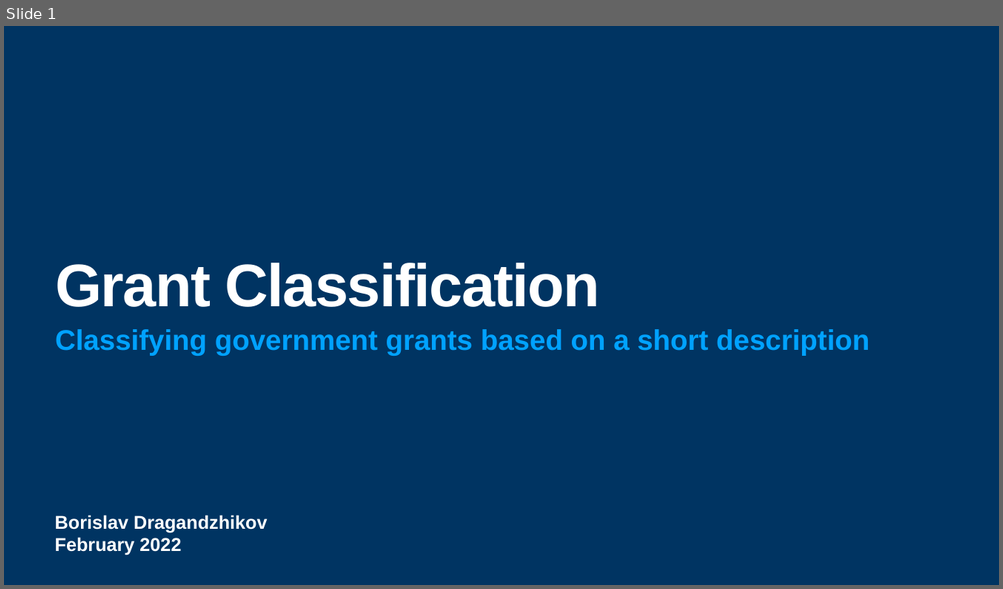
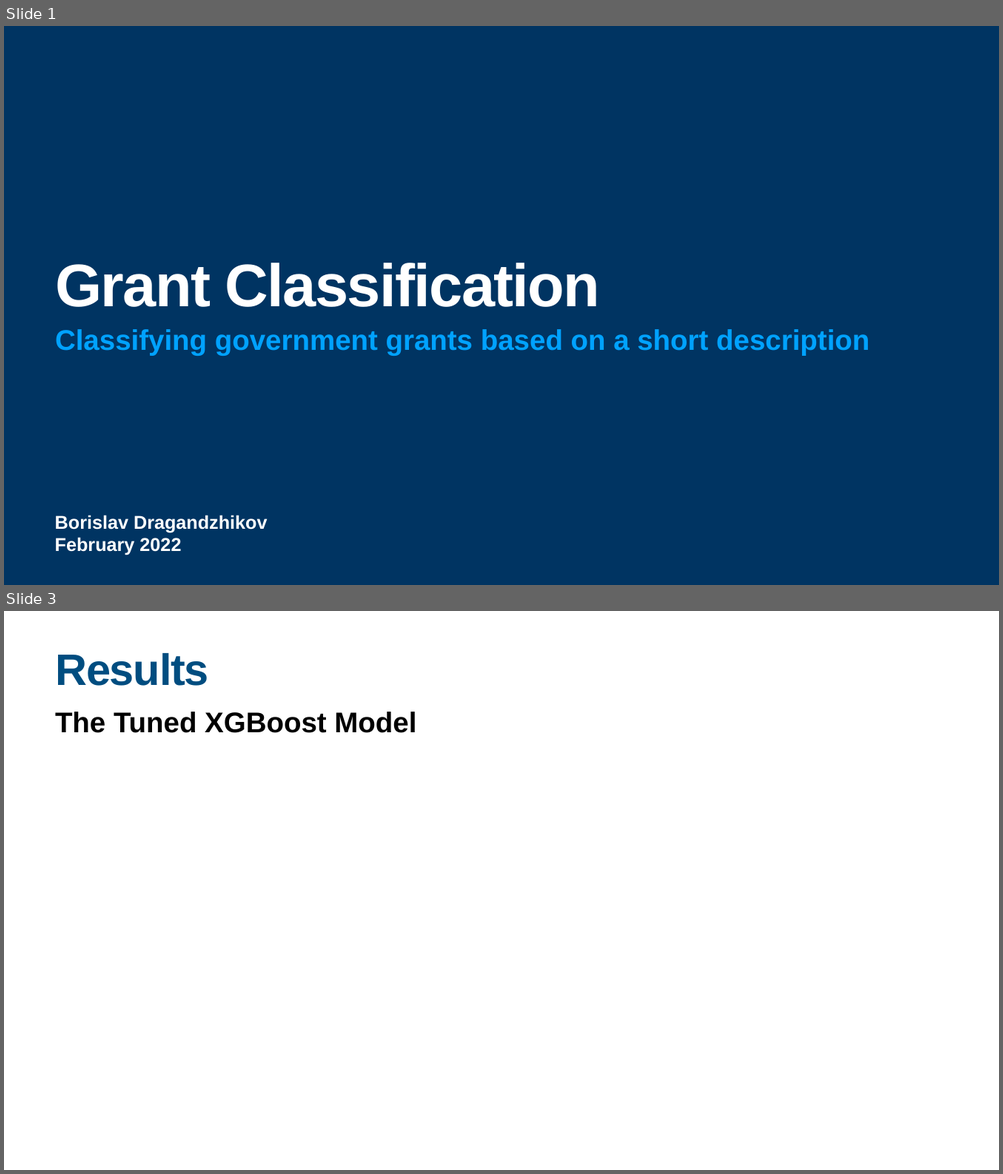
Before and after one commit to borislavdrag/south-park, a slide deck: presentation/presentation.pptx. Shown one above the other, each under a label of ours: slide 1 before the commit, slides 1 and 3 after it; the slides between them are not shown. The pictures are 1003x589 and 1003x1174 pixels, drawn with LibreOffice and Linux fonts; fonts in the diff are those of the drawing. Boxes give left, top, right and bottom in pixels: in the first picture for what was removed or moved away, otherwise in the second. Text is boxed around its words. In the diff, an @@ line names an element or a change of style, - is before the commit and + after.

```diff
--- a/presentation/presentation.pptx
+++ b/presentation/presentation.pptx
@@ slide 3 added at (x1=4, y1=611, x2=999, y2=1170), background #FFFFFF @@
@@ title added at (x1=55, y1=653, x2=209, y2=686), 85 pt, text #004D80, bold @@
+Results
@@ text added at (x1=55, y1=712, x2=416, y2=733), 55 pt, text #000000, bold @@
+The Tuned XGBoost Model
```
Also in this commit, not shown: 1 slide changed, 1 other slide added, 3 slides removed.
